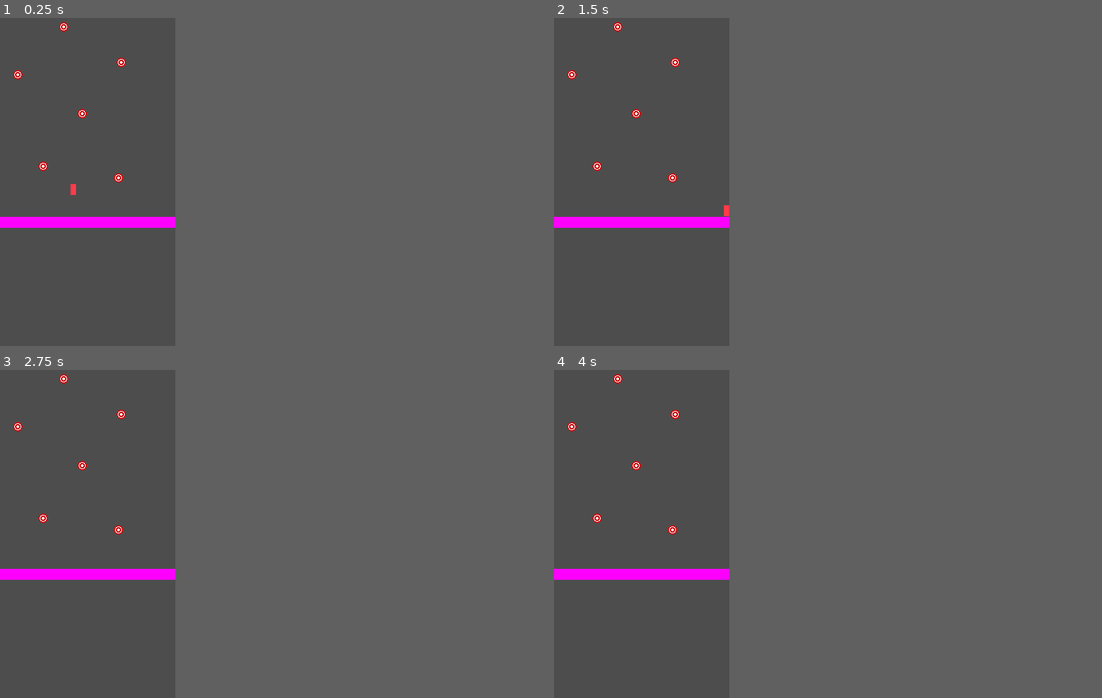
Above: before the commit, frames 1-4 (two rows, left to right).
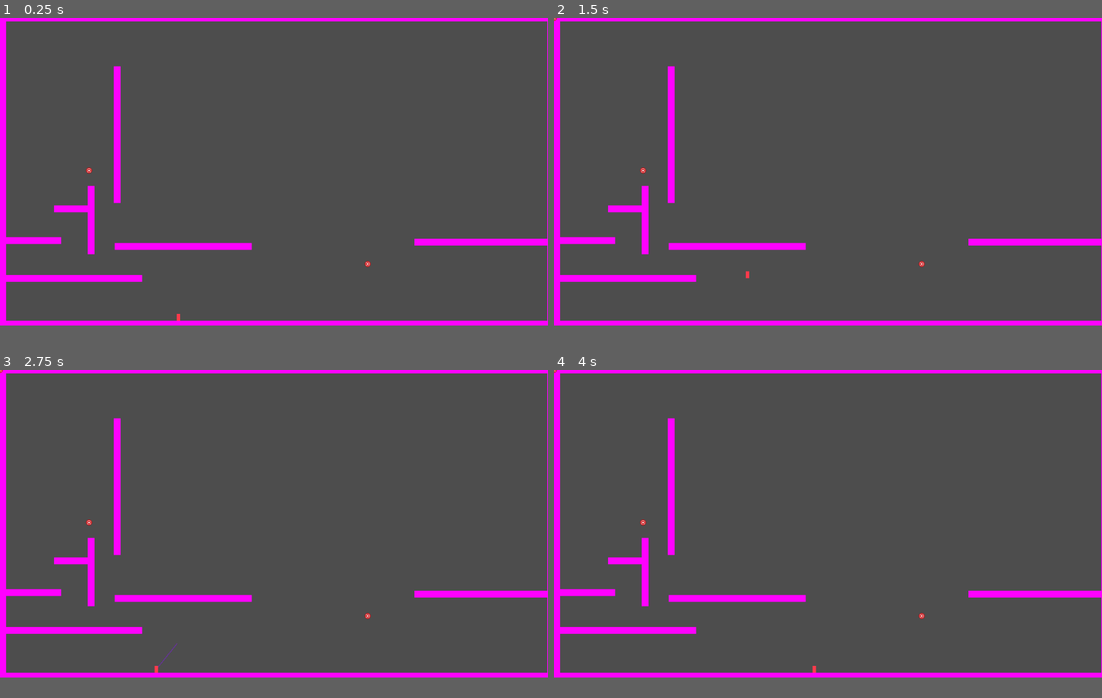
Above: after the commit, the same moments.

Repository: jelmersnippe/punching-game
Game: Godot game, scene res://main.tscn
The game is run twice, just before and just after one commit, with the same random seed, the same clock (stepped at 60 frames per second) and the same inputs.
Inputs (mouse positions are in pixels of both pictures, inside the frame that each line leads up to):
- Up to frame 1 (0.25 s): no input
- Up to frame 2 (1.5 s): move the mouse to (680, 165) at 0.52 s; hold Space (charge) 0.53-1.28 s; hold D (move_right) from 0.53 s (still down); move the mouse to (608, 198) at 1.27 s; tap Space (charge) at 1.35 s
- Up to frame 3 (2.75 s): tap Enter at 2 s; move the mouse to (104, 461) at 2.02 s; release D (move_right) at 2.03 s; hold A (move_left) from 2.03 s (still down); hold Space (charge) from 2.03 s (still down)
- Up to frame 4 (4 s): move the mouse to (630, 599) at 2.77 s; release A (move_left) at 2.78 s; release Space (charge) at 2.78 s; hold D (move_right) from 2.78 s (still down); tap Space (charge) at 2.85, 3.5 s; move the mouse to (696, 583) at 3.52 s; hold Space (charge) from 3.53 s (still down)
In our replay, the window is 256x480 before the commit and 800x450 after it. These sizes can differ from the game's own. Grey fills any space a smaller window leaves; there, only what the larger window draws over its background counts as a difference.

The runs differ from the first frame. In frame 1, 7.6% of the frame differs, in the area x 0-100%, y 0-94%; in frame 2, 7.6%; in frame 3, 7.6%; in frame 4, 7.6%.

Commit message:
Add simple map setup

Diff:
--- /dev/null
+++ b/floor.tscn
@@ -0,0 +1,17 @@
+[gd_scene load_steps=3 format=3 uid="uid://xfxsbmeqx7m0"]
+
+[sub_resource type="RectangleShape2D" id="RectangleShape2D_px6w6"]
+size = Vector2(16, 16)
+
+[sub_resource type="PlaceholderTexture2D" id="PlaceholderTexture2D_ojv6y"]
+size = Vector2(16, 16)
+
+[node name="Floor" type="StaticBody2D"]
+position = Vector2(635, 710)
+scale = Vector2(100, 1)
+
+[node name="CollisionShape2D" type="CollisionShape2D" parent="."]
+shape = SubResource("RectangleShape2D_px6w6")
+
+[node name="Sprite2D" type="Sprite2D" parent="."]
+texture = SubResource("PlaceholderTexture2D_ojv6y")
--- /dev/null
+++ b/main.gd
@@ -0,0 +1,19 @@
+extends Node2D
+
+var target_scene = preload("res://target.tscn")
+var target_positions: Array[Vector2]
+
+func _ready():
+	var targets = get_tree().get_nodes_in_group("target")
+
+	for target in targets:
+		target_positions.append(target.position)
+
+func _respawn_targets():
+	for t_pos in target_positions:
+		var t = target_scene.instantiate()
+		t.position = t_pos
+		add_child(t)
+
+func _on_player_just_landed():
+	_respawn_targets()
--- a/main.tscn
+++ b/main.tscn
@@ -1,42 +1,69 @@
 [gd_scene load_steps=5 format=3 uid="uid://brqk2ou1f2rle"]
 
+[ext_resource type="Script" path="res://main.gd" id="1_18lnb"]
 [ext_resource type="PackedScene" uid="uid://diye237awnyll" path="res://player.tscn" id="1_hjuks"]
 [ext_resource type="PackedScene" uid="uid://dfwr5yu5es00s" path="res://target.tscn" id="2_n3bh1"]
-
-[sub_resource type="RectangleShape2D" id="RectangleShape2D_px6w6"]
-size = Vector2(16, 16)
-
-[sub_resource type="PlaceholderTexture2D" id="PlaceholderTexture2D_ojv6y"]
-size = Vector2(16, 16)
+[ext_resource type="PackedScene" uid="uid://xfxsbmeqx7m0" path="res://floor.tscn" id="2_rnkv0"]
 
 [node name="Main" type="Node2D"]
+script = ExtResource("1_18lnb")
 
 [node name="Player" parent="." instance=ExtResource("1_hjuks")]
+position = Vector2(417, 669)
 
-[node name="Floor" type="StaticBody2D" parent="."]
-position = Vector2(126, 299)
+[node name="Floor" parent="." instance=ExtResource("2_rnkv0")]
+position = Vector2(684, 0)
+
+[node name="Floor2" parent="." instance=ExtResource("2_rnkv0")]
+position = Vector2(6, 386)
+rotation = 1.5708
+scale = Vector2(60, 1)
+
+[node name="Floor3" parent="." instance=ExtResource("2_rnkv0")]
+position = Vector2(1286, 351)
+rotation = 1.5708
+scale = Vector2(60, 1)
+
+[node name="Floor4" parent="." instance=ExtResource("2_rnkv0")]
+position = Vector2(697, 717)
+
+[node name="Floor5" parent="." instance=ExtResource("2_rnkv0")]
+position = Vector2(1128, 525)
 scale = Vector2(20, 1)
 
-[node name="CollisionShape2D" type="CollisionShape2D" parent="Floor"]
-shape = SubResource("RectangleShape2D_px6w6")
-
-[node name="Sprite2D" type="Sprite2D" parent="Floor"]
-texture = SubResource("PlaceholderTexture2D_ojv6y")
-
 [node name="Target" parent="." instance=ExtResource("2_n3bh1")]
-position = Vector2(173, 234)
+position = Vector2(859, 576)
 
 [node name="Target2" parent="." instance=ExtResource("2_n3bh1")]
-position = Vector2(63, 217)
+position = Vector2(859, 576)
+
+[node name="Floor6" parent="." instance=ExtResource("2_rnkv0")]
+position = Vector2(172, 610)
+scale = Vector2(20, 1)
 
 [node name="Target3" parent="." instance=ExtResource("2_n3bh1")]
-position = Vector2(120, 140)
+position = Vector2(208, 357)
 
-[node name="Target4" parent="." instance=ExtResource("2_n3bh1")]
-position = Vector2(177, 65)
+[node name="Floor7" parent="." instance=ExtResource("2_rnkv0")]
+position = Vector2(213, 473)
+rotation = 1.5708
+scale = Vector2(10, 1)
 
-[node name="Target5" parent="." instance=ExtResource("2_n3bh1")]
-position = Vector2(26, 83)
+[node name="Floor8" parent="." instance=ExtResource("2_rnkv0")]
+position = Vector2(428, 535)
+scale = Vector2(20, 1)
 
-[node name="Target6" parent="." instance=ExtResource("2_n3bh1")]
-position = Vector2(93, 13)
+[node name="Floor9" parent="." instance=ExtResource("2_rnkv0")]
+position = Vector2(274, 273)
+rotation = 1.5708
+scale = Vector2(20, 1)
+
+[node name="Floor10" parent="." instance=ExtResource("2_rnkv0")]
+position = Vector2(-17, 521)
+scale = Vector2(20, 1)
+
+[node name="Floor11" parent="." instance=ExtResource("2_rnkv0")]
+position = Vector2(166, 447)
+scale = Vector2(5, 1)
+
+[connection signal="just_landed" from="Player" to="." method="_on_player_just_landed"]
--- a/player.gd
+++ b/player.gd
@@ -1,11 +1,14 @@
 extends CharacterBody2D
 
-const SPEED = 300.0
+signal just_landed()
 
-const TIME_TO_MAX_CHARGE = 1.5
-const MAX_CHARGE = 600
-const AIR_TIME = 0.2
-const AIR_HOLD_GRACE_TIME = 0.2
+@export var SPEED = 300.0
+@export var CHARGE_SLOWDOWN = 0.3
+@export var TIME_TO_MAX_CHARGE = 1
+@export var MAX_CHARGE = 600
+@export var AIR_TIME = 0.2
+@export var AIR_HOLD_GRACE_TIME = 0.2
+
 var CHARGE_SPEED = MAX_CHARGE / TIME_TO_MAX_CHARGE
 
 # Get the gravity from the project settings to be synced with RigidBody nodes.
@@ -17,16 +20,22 @@
 
 @export var available_charges = 0
 
+var is_grounded = false
+
 func _draw():
 	var distance = current_charge * AIR_TIME
 	var direction = (get_global_mouse_position() - global_position).normalized()
 	draw_line(Vector2(0, 0), distance * direction, Color.REBECCA_PURPLE, 2)
 
 func _physics_process(delta):
-	if not is_on_floor():
+	if is_on_floor():
+		if not is_grounded:
+			just_landed.emit()
+		_handle_grounded(delta)
+	else:
 		_handle_airborne(delta)
-	else:
-		_handle_grounded(delta)
+
+	is_grounded = is_on_floor()
 
 	move_and_slide()
 
@@ -41,7 +50,7 @@
 		if remaining_air_time <= 0:
 			velocity /= 4
 
-	if Input.is_action_just_pressed("charge"):
+	if Input.is_action_just_pressed("charge") and available_charges > 0:
 		remaining_air_hold_grace_time = AIR_HOLD_GRACE_TIME
 
 	if Input.is_action_pressed("charge"):
@@ -71,6 +80,7 @@
 		velocity.x = move_toward(velocity.x, 0, SPEED)
 
 	if Input.is_action_pressed("charge"):
+		velocity.x *= CHARGE_SLOWDOWN
 		_charge(delta)
 
 	if Input.is_action_just_released("charge"):
--- a/project.godot
+++ b/project.godot
@@ -17,8 +17,8 @@
 
 [display]
 
-window/size/viewport_width=256
-window/size/viewport_height=480
+window/size/viewport_width=1280
+window/size/viewport_height=720
 
 [dotnet]
 
Not shown, added: export_presets.cfg
